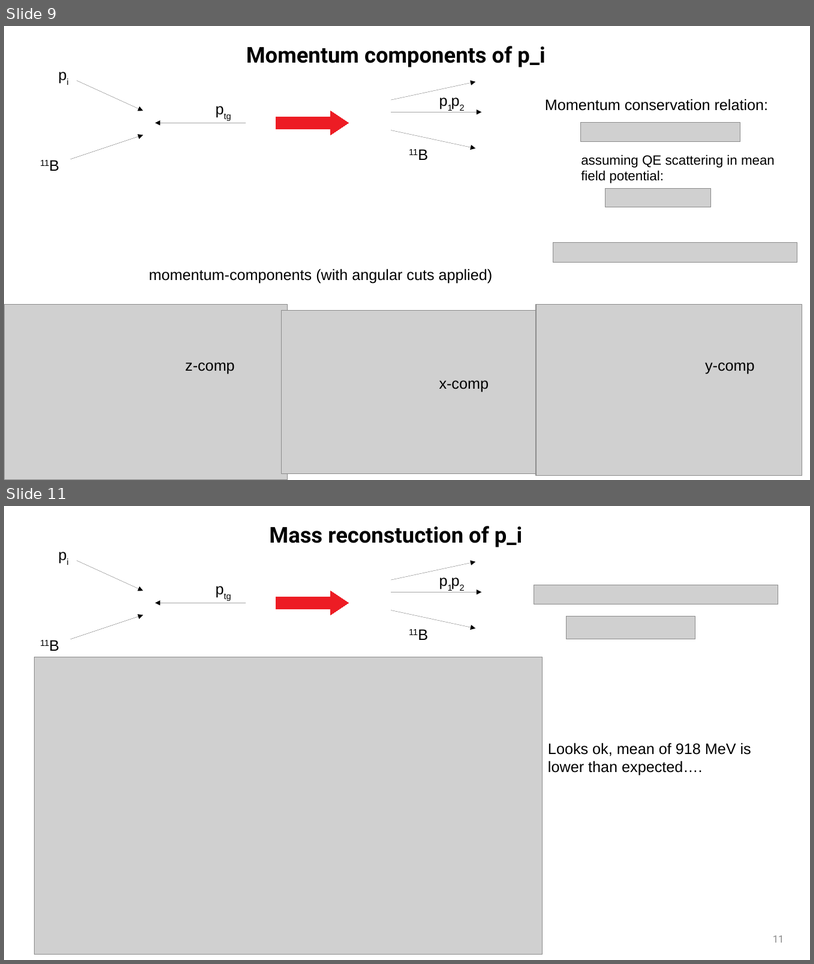
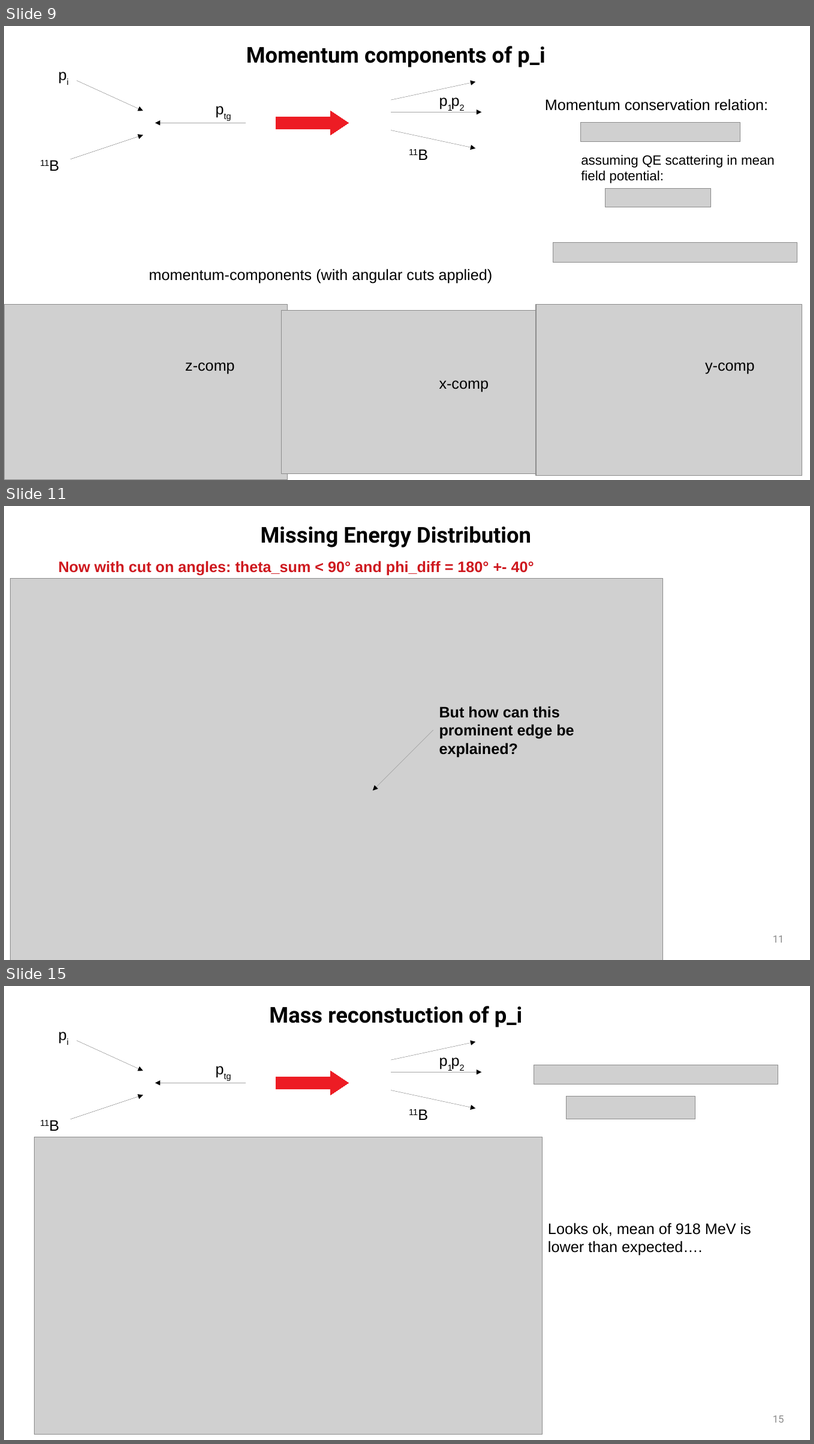
Before and after one commit to jenegger/2021_psi_pres, a slide deck: analysis.odp. Shown one above the other, each under a label of ours: slides 9 and 11 before the commit, slides 9, 11 and 15 after it; the slides between them are not shown. The pictures are 814x964 and 814x1444 pixels, drawn with LibreOffice and Linux fonts; fonts in the diff are those of the drawing; grey boxes stand for pictures; background and template pictures are left out. Boxes give left, top, right and bottom in pixels: in the first picture for what was removed or moved away, otherwise in the second. Text is boxed around its words. In the diff, an @@ line names an element or a change of style, - is before the commit and + after.

```diff
--- a/analysis.odp
+++ b/analysis.odp
@@ slide 11 added at (4,506,810,960), background #FFFFFF @@
@@ title added at (261,526,531,547), 26 pt, text #000000, bold @@
+Missing Energy Distribution
@@ text added at (59,561,534,576), 18 pt, text #CE181E, bold @@
+Now with cut on angles: theta_sum < 90° and phi_diff = 180° +- 40°
@@ picture added at (10,579,663,960) @@
@@ text added at (440,706,574,757), 18 pt, text #000000, bold @@
+But how can this prominent edge be explained?
@@ arrow added from (434, 730) to (373, 790), #000000 0 pt @@
@@ page number added at (773,935,785,942), 12 pt, text #8B8B8B @@
+11
@@ what was slide 11 is now slide 15 @@
@@ page number at (773,1415,785,1422): text changed @@
-11
+15
```
Also in this commit, not shown: 4 slides changed, 6 other slides added, 9 other files.
